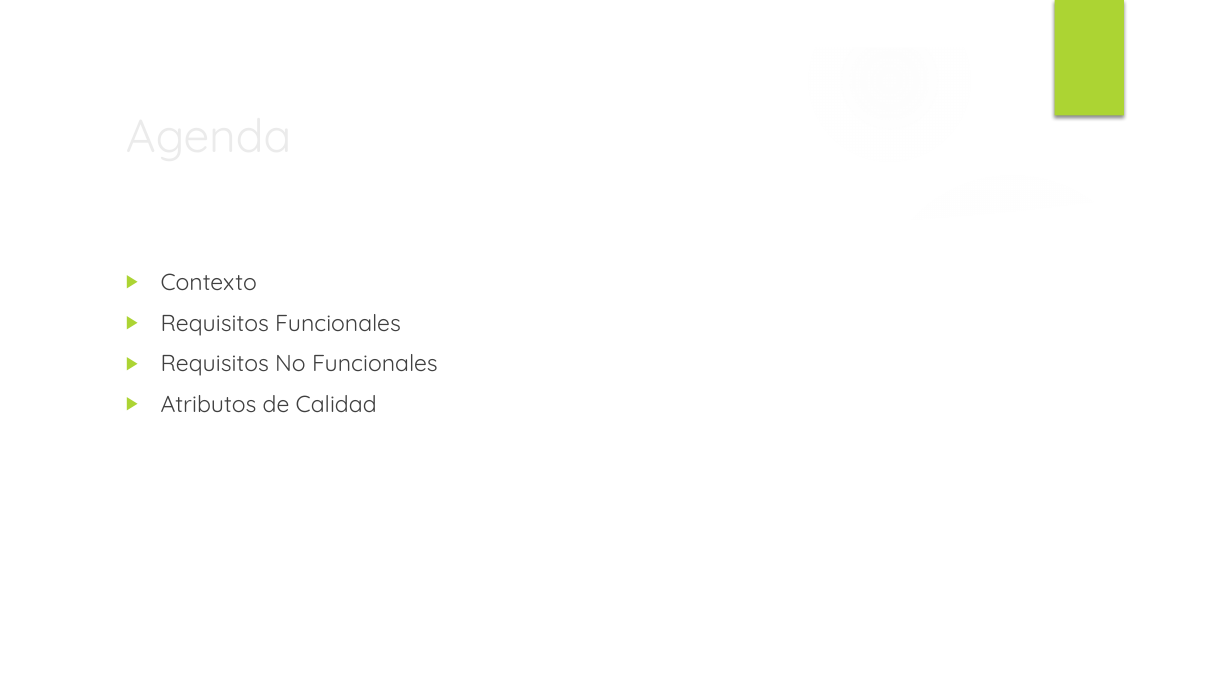
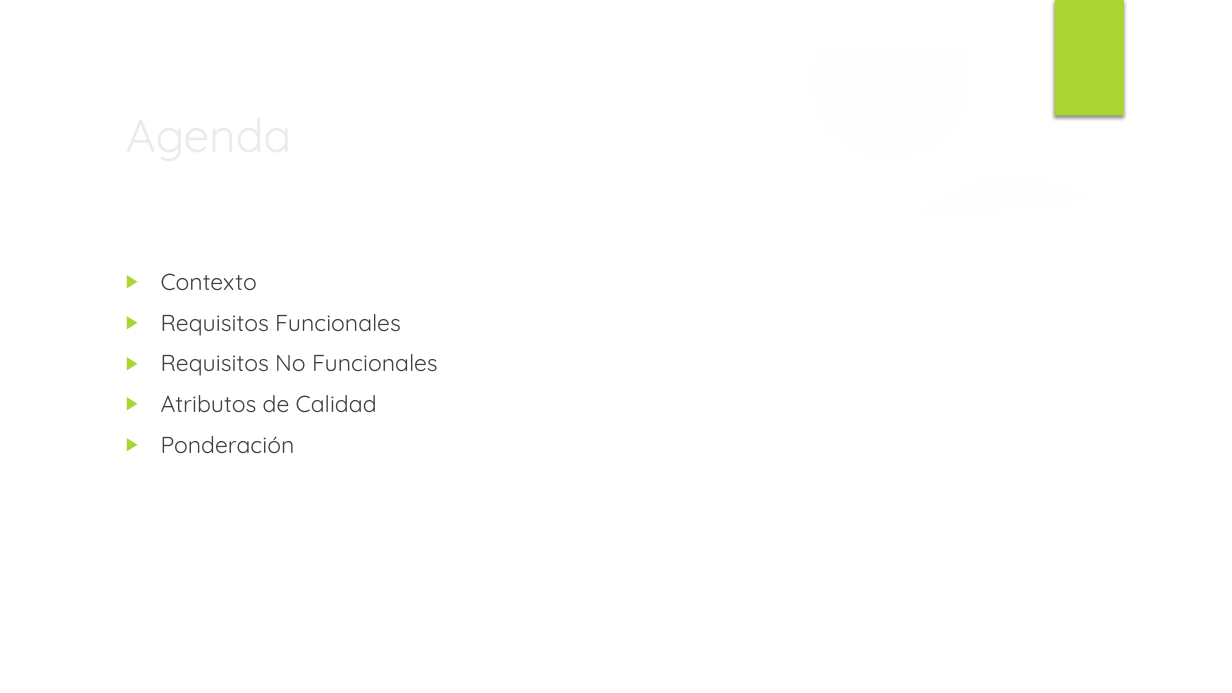
Before and after one commit to Jucer74/SoftwareArchitecture, a slide deck: slide 2 of Project/Context/tempora.context.pptx. Drawn at 1232x693 pixels with LibreOffice and Linux fonts; fonts in the diff are those of the drawing; background and template pictures are left out. Boxes give left, top, right and bottom in pixels: in the first picture for what was removed or moved away, otherwise in the second. Text is boxed around its words. In the diff, an @@ line names an element or a change of style, - is before the commit and + after.

```diff
--- a/Project/Context/tempora.context.pptx
+++ b/Project/Context/tempora.context.pptx
@@ text at (x1=161, y1=436, x2=295, y2=453): paragraph added @@
+▶ Ponderación
```
Also in this commit, not shown: 1 other slide changed, 7 slides added.
